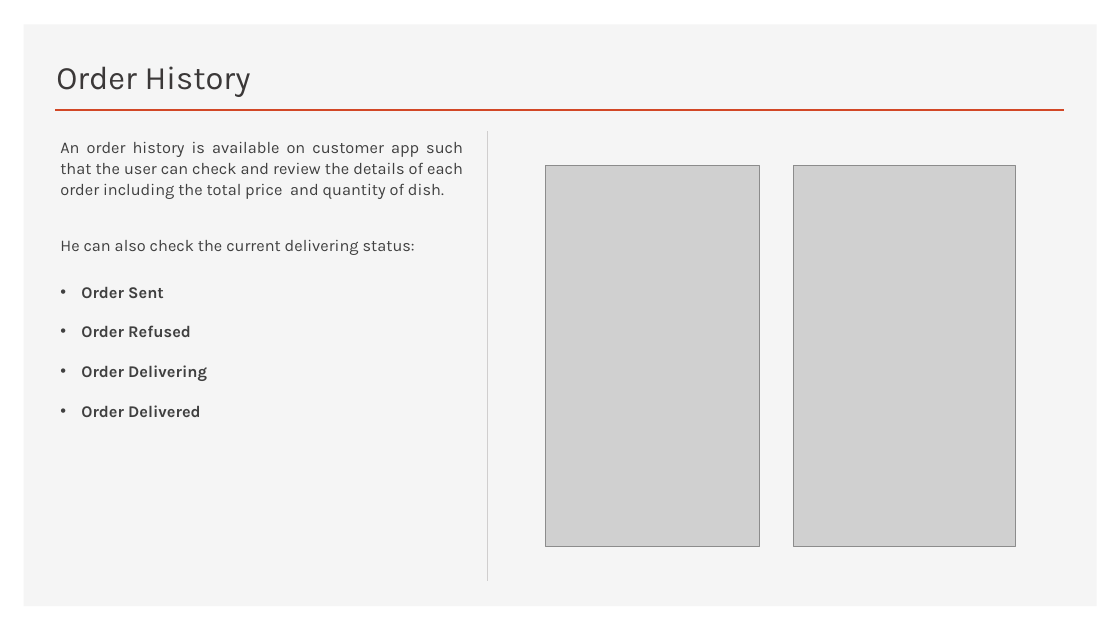
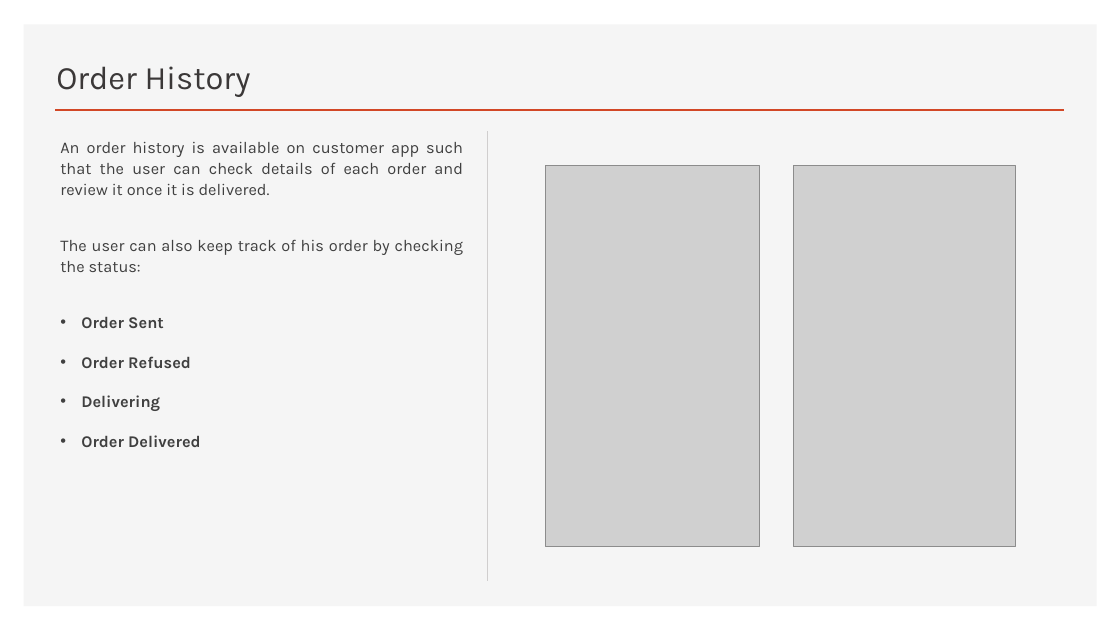
Before and after one commit to androidmaycry/APPetit, a slide deck: slide 5 of APPetit Presentation.pptx. Drawn at 1120x630 pixels with LibreOffice and Linux fonts; fonts in the diff are those of the drawing; grey boxes stand for pictures. Boxes give left, top, right and bottom in pixels: in the first picture for what was removed or moved away, otherwise in the second. Text is boxed around its words. In the diff, an @@ line names an element or a change of style, - is before the commit and + after.

Commit message:
presentation review

```diff
--- a/APPetit Presentation.pptx
+++ b/APPetit Presentation.pptx
@@ text at (x1=60, y1=142, x2=463, y2=272): text changed @@
-An order history is available on customer app such that the user can check and review the details of each order including the total price and quantity of dish.
-He can also check the current delivering status:
+An order history is available on customer app such that the user can check details of each order and review it once it is delivered.
+The user can also keep track of his order by checking the status:
@@ text at (x1=81, y1=395, x2=160, y2=411): text changed @@
-• Order Delivering
+• Delivering
```
Also in this commit, not shown: 8 other slides changed.
